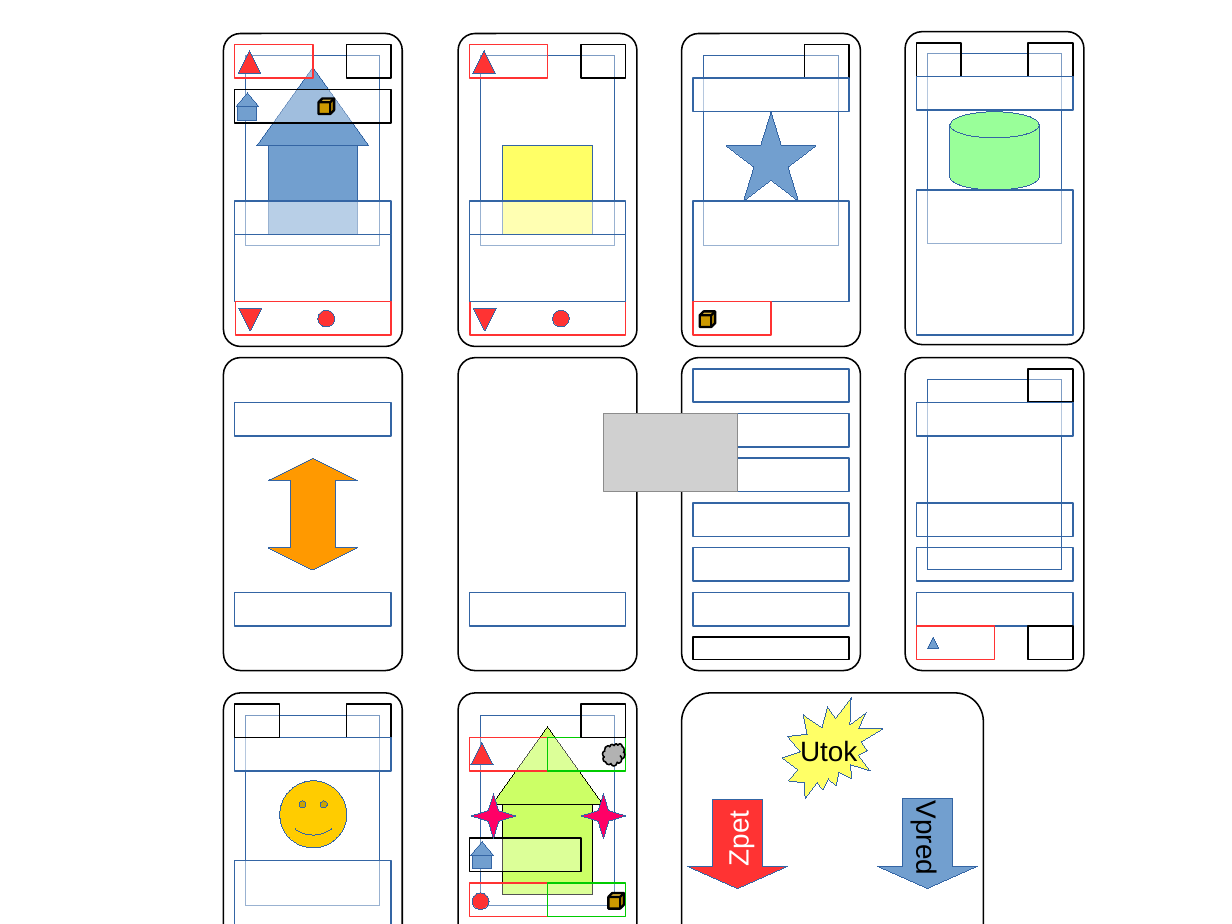
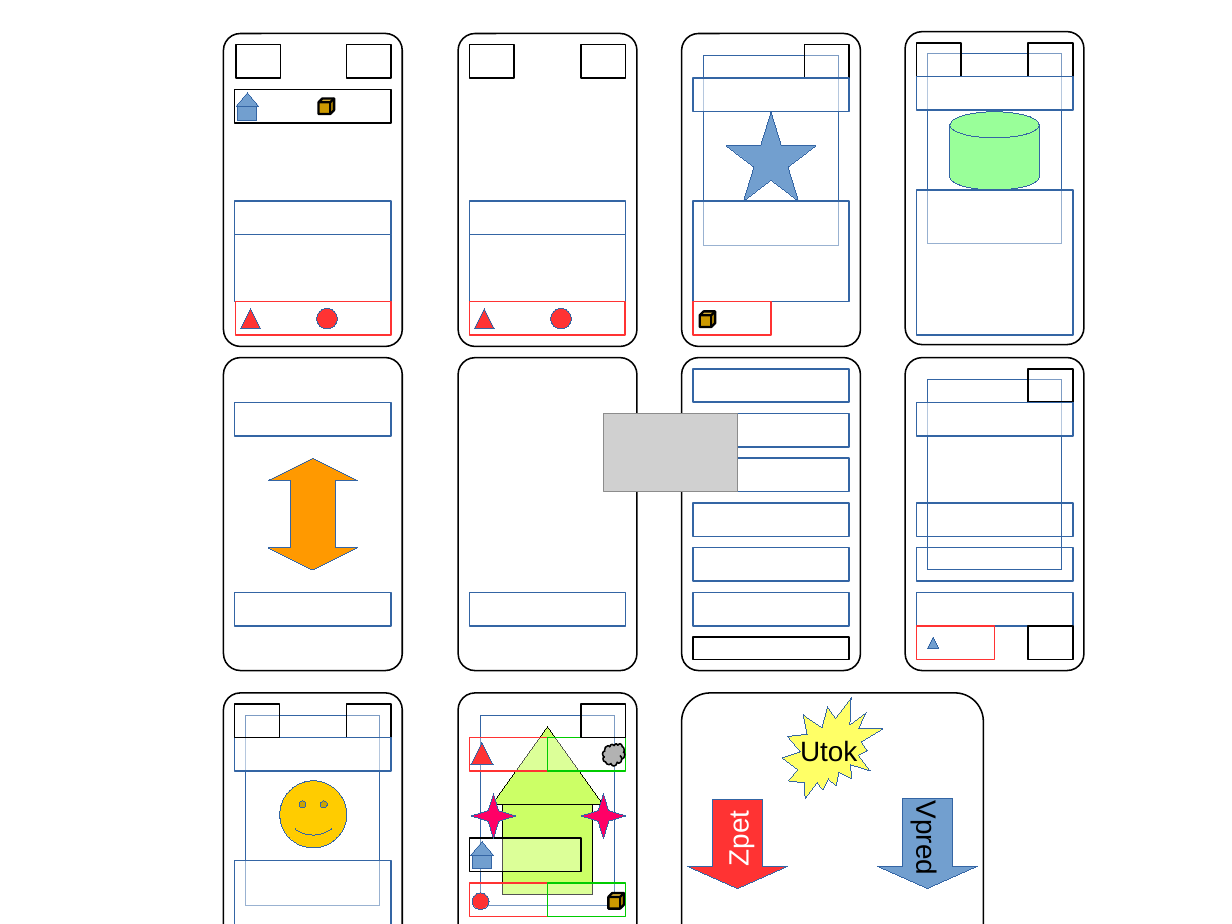
Before and after one commit to gdarai/HMSPhantomGame2018, a slide deck: slide 1 of karta.odp. Drawn at 1232x924 pixels with LibreOffice and Linux fonts; fonts in the diff are those of the drawing; grey boxes stand for pictures. Boxes give left, top, right and bottom in pixels: in the first picture for what was removed or moved away, otherwise in the second. Text is boxed around its words. In the diff, an @@ line names an element or a change of style, - is before the commit and + after.

```diff
--- a/karta.odp
+++ b/karta.odp
@@ rectangle resized from (x1=235, y1=45, x2=313, y2=78) to (x1=236, y1=45, x2=281, y2=78) @@
@@ rectangle at (x1=236, y1=45, x2=281, y2=78): fill #FFFFFF at 33% opacity to #FFFFFF at 36% opacity; outline #FF3333 0.99 pt to #000000 0.99 pt @@
@@ triangle removed at (x1=238, y1=50, x2=260, y2=73) @@
@@ rectangle removed at (x1=246, y1=56, x2=380, y2=246) @@
@@ rectangle at (x1=470, y1=45, x2=514, y2=78): fill #FFFFFF at 33% opacity to #FFFFFF at 36% opacity; outline #FF3333 0.99 pt to #000000 0.99 pt @@
@@ rectangle resized from (x1=470, y1=45, x2=548, y2=78) to (x1=470, y1=45, x2=514, y2=78) @@
@@ triangle removed at (x1=473, y1=50, x2=495, y2=73) @@
@@ rectangle removed at (x1=481, y1=56, x2=615, y2=246) @@
@@ triangle removed at (x1=257, y1=67, x2=369, y2=145) @@
@@ rectangle removed at (x1=268, y1=145, x2=358, y2=235) @@
@@ rectangle removed at (x1=503, y1=145, x2=593, y2=235) @@
@@ triangle at (x1=240, y1=309, x2=260, y2=329): mirrored @@
@@ triangle at (x1=474, y1=309, x2=494, y2=329): mirrored @@
```
Also in this commit, not shown: 1 slide added, 19 other files.
